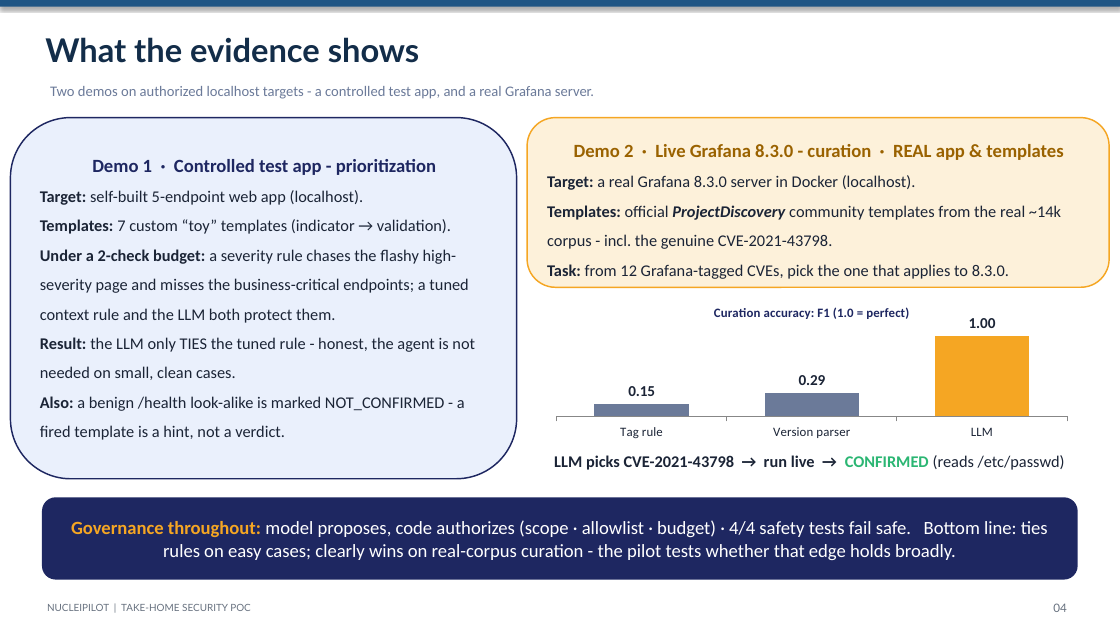
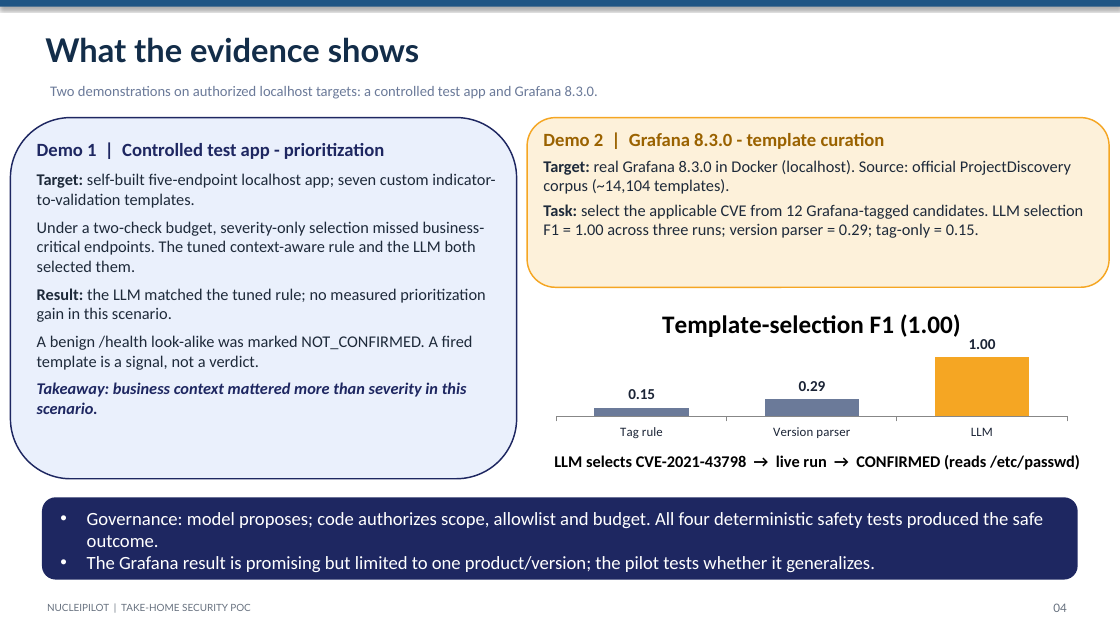
Before and after one commit to Acharya320/NucleiPilot, a slide deck: slide 4 of presentation/NucleiPilot_Executive_Deck.pptx. Drawn at 1120x630 pixels with LibreOffice and Linux fonts; fonts in the diff are those of the drawing. Boxes give left, top, right and bottom in pixels: in the first picture for what was removed or moved away, otherwise in the second. Text is boxed around its words. In the diff, an @@ line names an element or a change of style, - is before the commit and + after.

```diff
--- a/presentation/NucleiPilot_Executive_Deck.pptx
+++ b/presentation/NucleiPilot_Executive_Deck.pptx
@@ text at (50,86,598,99): text changed @@
-Two demos on authorized localhost targets - a controlled test app, and a real Grafana server.
+Two demonstrations on authorized localhost targets: a controlled test app and Grafana 8.3.0.
@@ text added at (37,143,495,414), 14 pt, text #1E2A3A @@
+Demo 1 | Controlled test app - prioritization
+Target: self-built five-endpoint localhost app; seven custom indicator-to-validation templates.
+Under a two-check budget, severity-only selection missed business-critical endpoints. The tuned context-aware rule and the LLM both selected them.
+Result: the LLM matched the tuned rule; no measured prioritization gain in this scenario.
+A benign /health look-alike was marked NOT_CONFIRMED. A fired template is a signal, not a verdict.
+Takeaway: business context mattered more than severity in this scenario.
@@ text added at (543,133,1084,238), 14 pt, text #1E2A3A @@
+Demo 2 | Grafana 8.3.0 - template curation
+Target: real Grafana 8.3.0 in Docker (localhost). Source: official ProjectDiscovery corpus (~14,104 templates).
+Task: select the applicable CVE from 12 Grafana-tagged candidates. LLM selection F1 = 1.00 across three runs; version parser = 0.29; tag-only = 0.15.
@@ text in rounded rectangle at (547,144,1063,279): text removed @@
-Demo 2 · Live Grafana 8.3.0 - curation · REAL app & templates
-Target: a real Grafana 8.3.0 server in Docker (localhost).
-Templates: official ProjectDiscovery community templates from the real ~14k corpus - incl. the genuine CVE-2021-43798.
-Task: from 12 Grafana-tagged CVEs, pick the one that applies to 8.3.0.
@@ text in rounded rectangle at (40,159,475,440): text removed @@
-Demo 1 · Controlled test app - prioritization
-Target: self-built 5-endpoint web app (localhost).
-Templates: 7 custom “toy” templates (indicator → validation).
-Under a 2-check budget: a severity rule chases the flashy high-severity page and misses the business-critical endpoints; a tuned context rule and the LLM both protect them.
-Result: the LLM only TIES the tuned rule - honest, the agent is not needed on small, clean cases.
-Also: a benign /health look-alike is marked NOT_CONFIRMED - a fired template is a hint, not a verdict.
@@ column chart at (546,294,1078,444) @@
@@ title "Curation accuracy: F1 (1.0 = perfect)" to "Template-selection F1 (1.00)" @@
@@ text at (554,455,1080,470): text changed; text colour #1B2436 to #000000 @@
-LLM picks CVE-2021-43798 → run live → CONFIRMED (reads /etc/passwd)
+LLM selects CVE-2021-43798 → live run → CONFIRMED (reads /etc/passwd)
@@ text in rounded rectangle at (71,520,1048,560): text removed @@
-Governance throughout: model proposes, code authorizes (scope · allowlist · budget) · 4/4 safety tests fail safe. Bottom line: ties rules on easy cases; clearly wins on real-corpus curation - the pilot tests whether that edge holds broadly.
@@ text added at (87,512,1044,572), 16 pt, text #FFFFFF @@
+• Governance: model proposes; code authorizes scope, allowlist and budget. All four deterministic safety tests produced the safe outcome.
+• The Grafana result is promising but limited to one product/version; the pilot tests whether it generalizes.
```
Also in this commit, not shown: 3 other slides changed, 1 slide added, 1 slide removed.
